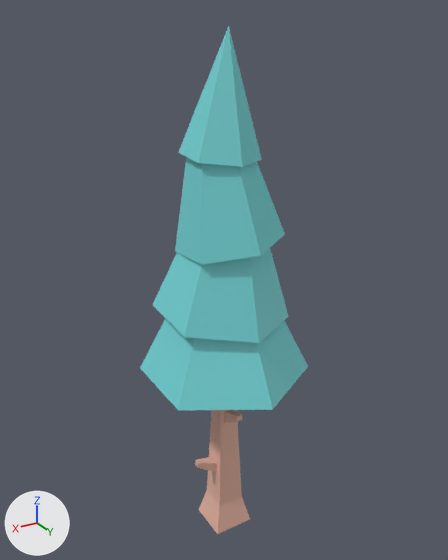
One commit to the glTF model assets/models/kit/nature_tree_pineTallC_detailed.glb: the scene before it, then after it.
Camera for both pictures: a camera (50 mm lens) standing at (0.911, 1.517, 1.65) and looking at (-0.019, -0.033, 0.875). Arrows for +X, +Y and +Z are at lower left; the lights stay in place. The first picture is the older version. Vertices at exactly the same position are counted once.

Objects in the first picture: 'nature_tree_pineTallC_detailed'.
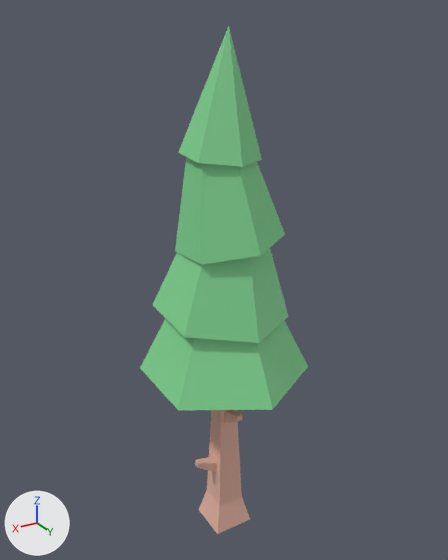
Pixel boxes [x1, y1, x2, y2] of what changed, in the pictures (448 x 560 px):
part 1 of me_mesh_tree_pinetallc_detailed, recoloured (cyan to green): [140, 26, 308, 410] in both

The change in detail:
me_mesh_tree_pinetallc_detailed has 79 vertices, 154 faces and spans x -0.24..0.24, y -0.28..0.28, z -0.05..1.62.
me_mesh_tree_pinetallc_detailed is used by ob_nature_tree_pinetallc_detailed; location (0.0, 0.0, 0.0).
me_mesh_tree_pinetallc_detailed part 1: 88 faces centred in x -0.21..0.21, y -0.2..0.2, z 0.58..1.4 are repainted in the vertex colours; the middle colour goes from cyan #72d3d5 to green #7fd390.
